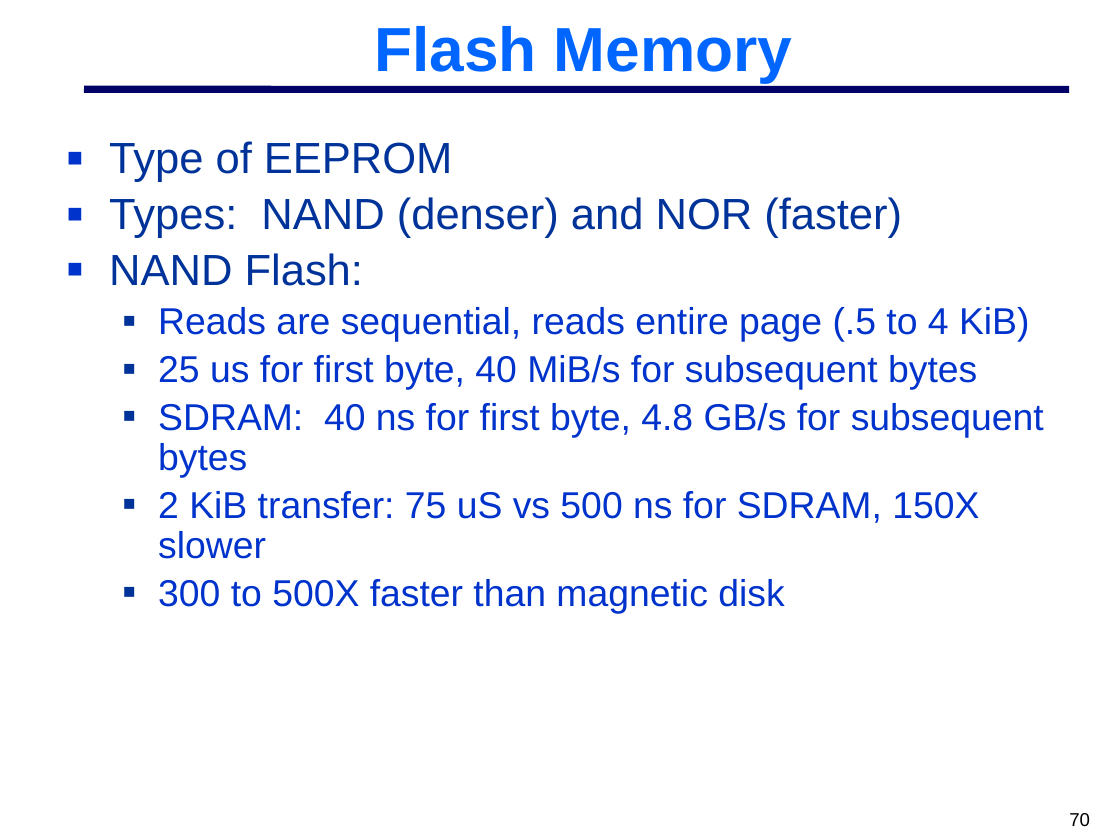
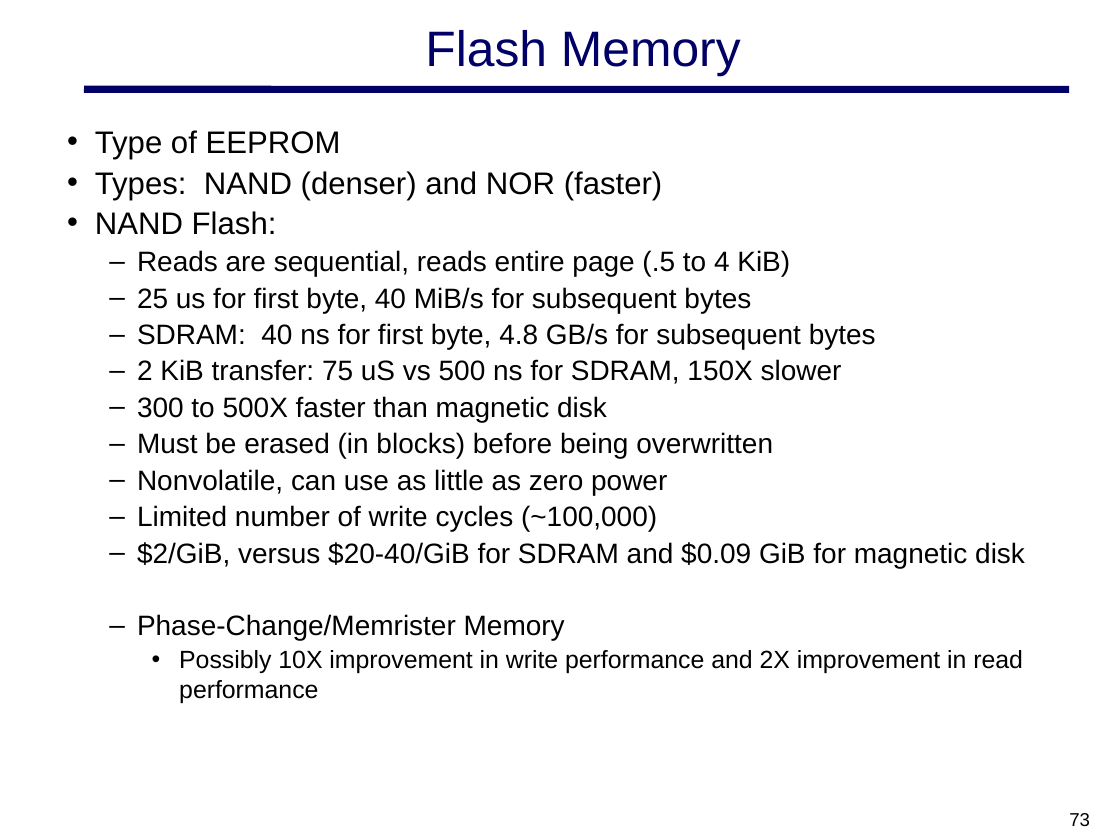
Before and after one commit to MHayden18/Architecture, a slide deck: slide 73 of Powerpoints/CSCE 692 02 Cache-Chap2-B.pptx (slide 70 before the commit). Drawn at 1120x840 pixels with LibreOffice and Linux fonts; fonts in the diff are those of the drawing; background and template pictures are left out. Boxes give left, top, right and bottom in pixels: in the first picture for what was removed or moved away, otherwise in the second. Text is boxed around its words. In the diff, an @@ line names an element or a change of style, - is before the commit and + after.

```diff
--- a/Powerpoints/CSCE 692 02 Cache-Chap2-B.pptx
+++ b/Powerpoints/CSCE 692 02 Cache-Chap2-B.pptx
@@ title "Flash Memory" at (425, 30, 741, 77): size 40 to 32 pt, text colour #0066FF to #000066, bold off @@
@@ text "Type of EEPROM": place and size @@
-text "Type of EEPROM" at (109, 141, 1044, 613)
+text "Type of EEPROM" at (95, 130, 1025, 703)
@@ text at (95, 130, 876, 422): size 28 to 20 pt, text colour #003399 to #000000 in "Type of EEPROM", "Types: NAND (denser) and NOR (faster)", "NAND Flash:"; size 24 to 18 pt, text colour #0033CC to #000000 in "Reads are sequential, reads entire page (.5 ...", "25 us for first byte, 40 MiB/s ...", "SDRAM: 40 ns for first byte, 4.8 ...", "2 KiB transfer: 75 uS vs 500 ..." and 1 more places; bullet ■ to •; line spacing 0.9 to 1; less space between paragraphs; bullet ■ to – @@
@@ text at (137, 432, 1025, 703): paragraphs added @@
+  – Must be erased (in blocks) before being overwritten
+  – Nonvolatile, can use as little as zero power
+  – Limited number of write cycles (~100,000)
+  – $2/GiB, versus $20-40/GiB for SDRAM and $0.09 GiB for magnetic disk
+  – Phase-Change/Memrister Memory
+    • Possibly 10X improvement in write performance and 2X improvement in read performance
@@ page number at (1069, 813, 1090, 826): text changed @@
-70
+73
```
Also in this commit, not shown: 8 other slides changed, 4 slides added, 2 slides removed, 1 other file.
